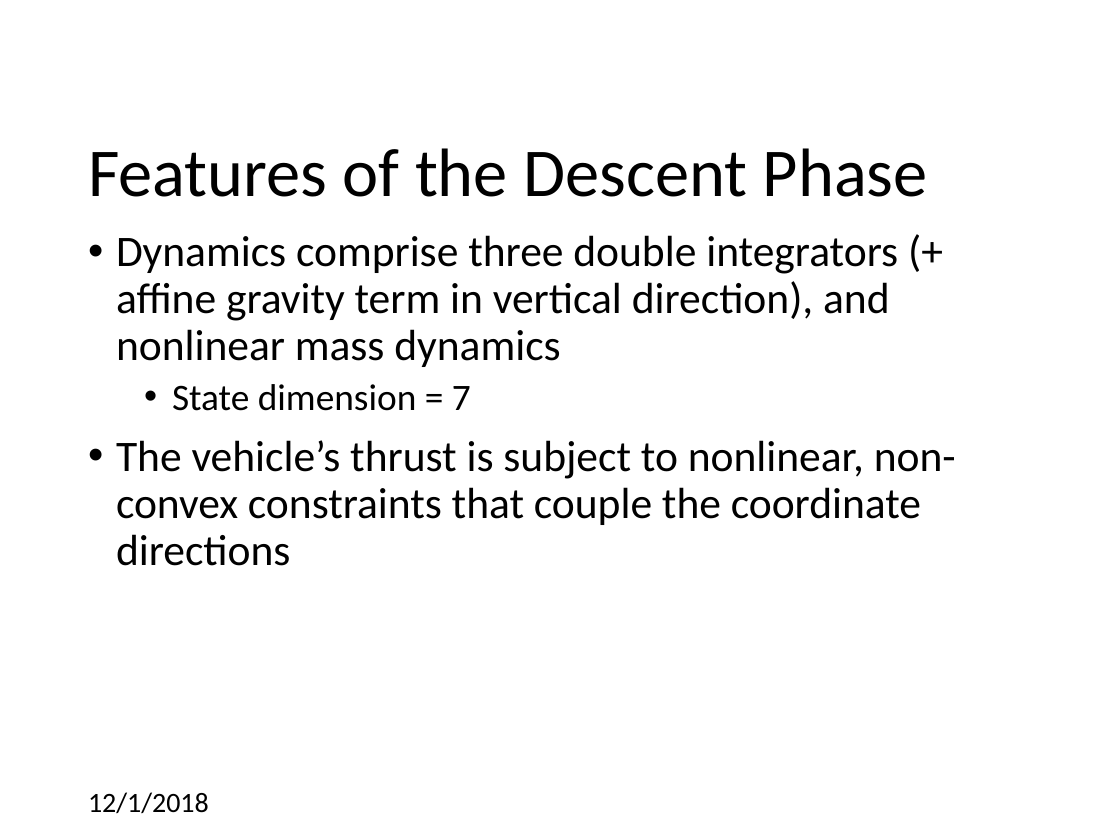
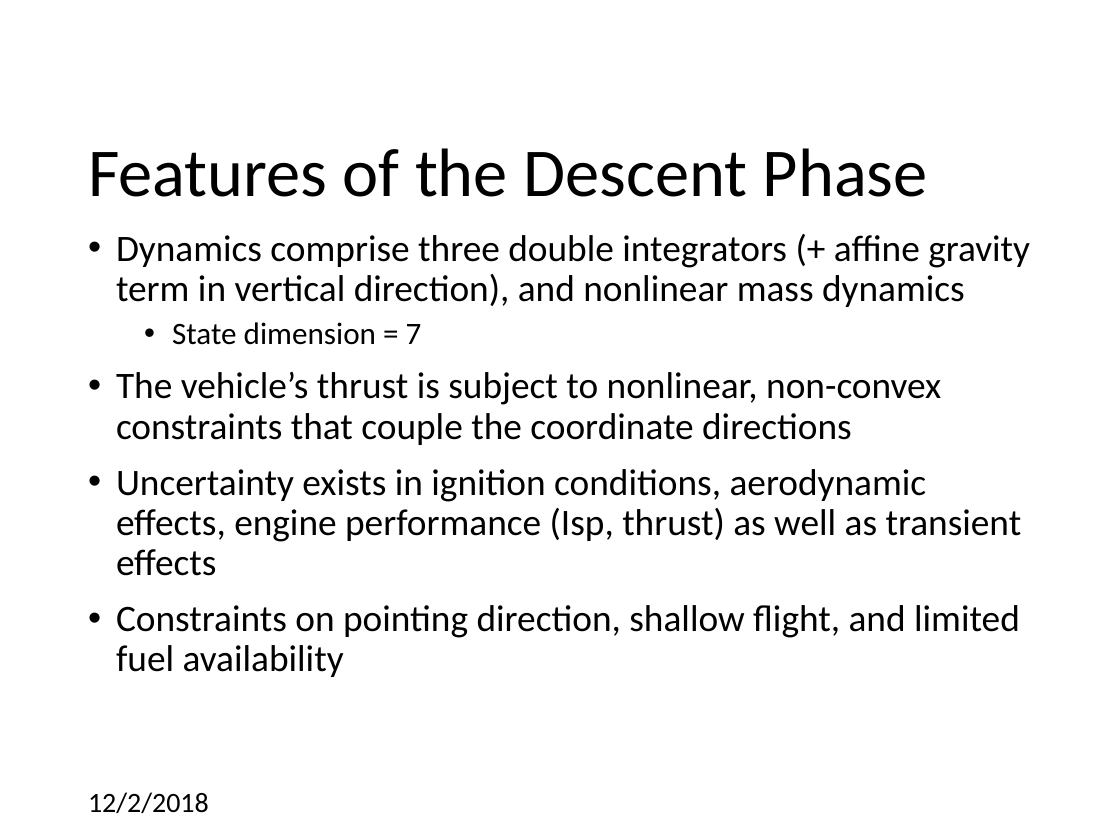
Before and after one commit to CDNoyes/EDL-Py, a slide deck: slide 7 of Documents/Qual Exam.pptx. Drawn at 1120x840 pixels with LibreOffice and Linux fonts; fonts in the diff are those of the drawing; background and template pictures are left out. Boxes give left, top, right and bottom in pixels: in the first picture for what was removed or moved away, otherwise in the second. Text is boxed around its words. In the diff, an @@ line names an element or a change of style, - is before the commit and + after.

```diff
--- a/Documents/Qual Exam.pptx
+++ b/Documents/Qual Exam.pptx
@@ text at box(116, 235, 1030, 445): size 28 to 24 pt in "Dynamics comprise three double integrators (+ affine ...", "The vehicle’s thrust is subject to nonlinear, ..."; size 24 to 20 pt in "State dimension = 7" @@
@@ text at box(116, 469, 1022, 677): paragraphs added @@
+• Uncertainty exists in ignition conditions, aerodynamic effects, engine performance (Isp, thrust) as well as transient effects
+• Constraints on pointing direction, shallow flight, and limited fuel availability
@@ text at box(88, 792, 209, 814): text changed @@
-12/1/2018
+12/2/2018
```
Also in this commit, not shown: 38 other slides changed, 6 slides added, 1 slide removed.
